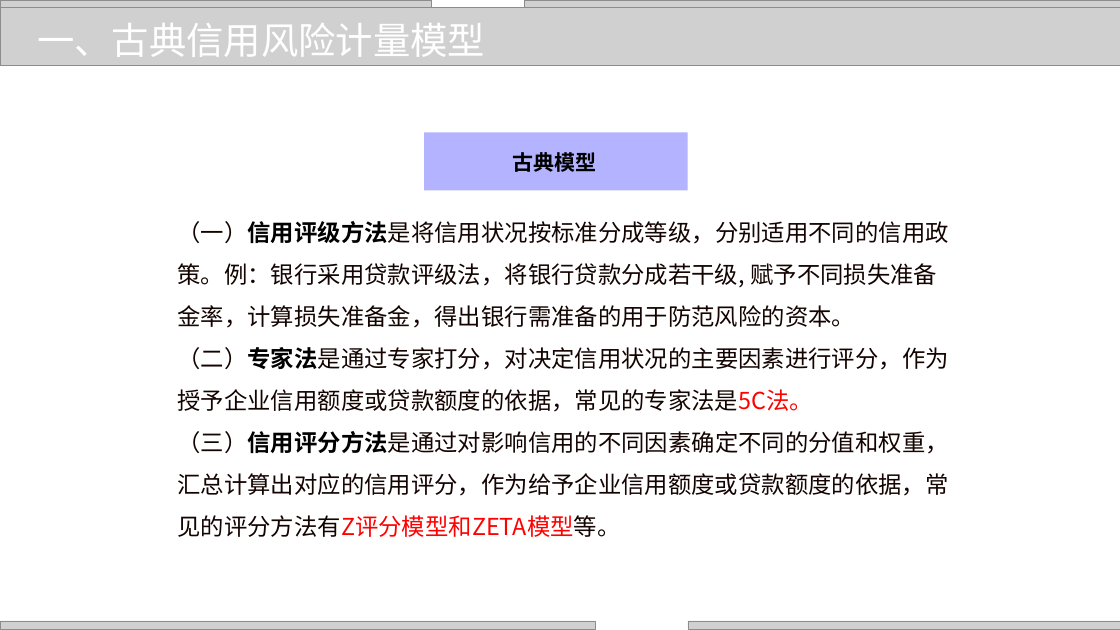
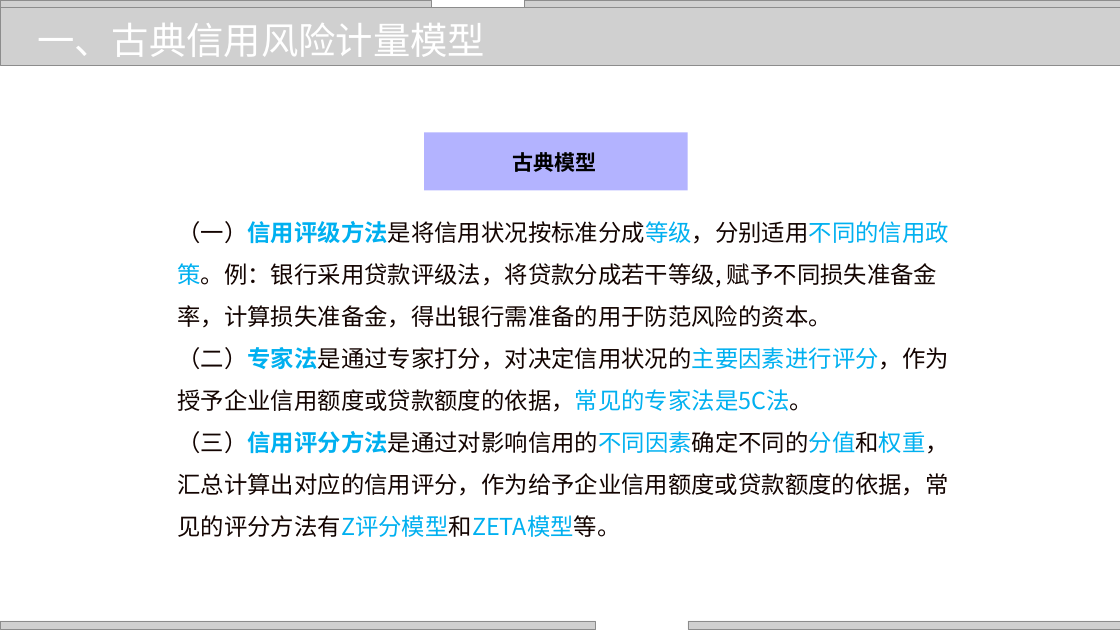
Before and after one commit to zhangjianzhang/internet_credit, a slide deck: slide 5 of files/slides/lecture_6.pptx. Drawn at 1120x630 pixels with LibreOffice and Linux fonts; fonts in the diff are those of the drawing; grey boxes stand for pictures; background and template pictures are left out. Boxes give left, top, right and bottom in pixels: in the first picture for what was removed or moved away, otherwise in the second. Text is boxed around its words. In the diff, an @@ line names an element or a change of style, - is before the commit and + after.

```diff
--- a/files/slides/lecture_6.pptx
+++ b/files/slides/lecture_6.pptx
@@ text at (177,221,948,328): text changed @@
-（一）信用评级方法是将信用状况按标准分成等级，分别适用不同的信用政策。例：银行采用贷款评级法，将银行贷款分成若干级, 赋予不同损失准备金率，计算损失准备金，得出银行需准备的用于防范风险的资本。
+（一）信用评级方法是将信用状况按标准分成等级，分别适用不同的信用政策。例：银行采用贷款评级法，将贷款分成若干等级, 赋予不同损失准备金率，计算损失准备金，得出银行需准备的用于防范风险的资本。
@@ text at (177,347,949,537): text colour #000000 to #00B0F0, text colour #130401 to #00B0F0, text colour #FF0000 to #00B0F0, text colour #FF0000 to #130401 in "（二）专家法是通过专家打分，对决定信用状况的主要因素进行评分，作为授予企业信用额度或贷款额度的依据，常见的专家法是5C法 ...", "（三）信用评分方法是通过对影响信用的不同因素确定不同的分值和权重，汇总计算出对应的信用评分，作为给予企业信用额度或贷款额 ..." @@
```
Also in this commit, not shown: 19 other slides changed, 11 other files.
